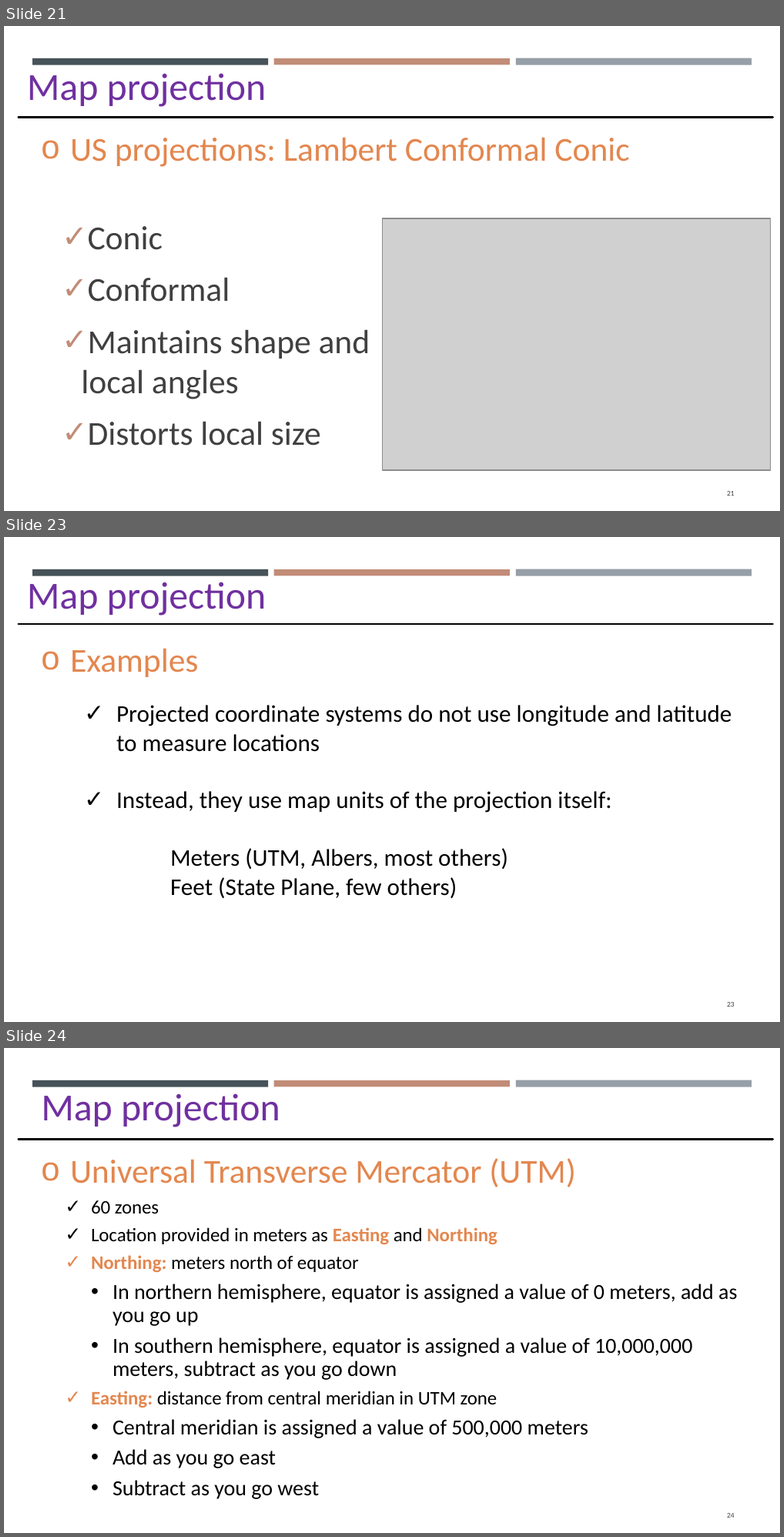
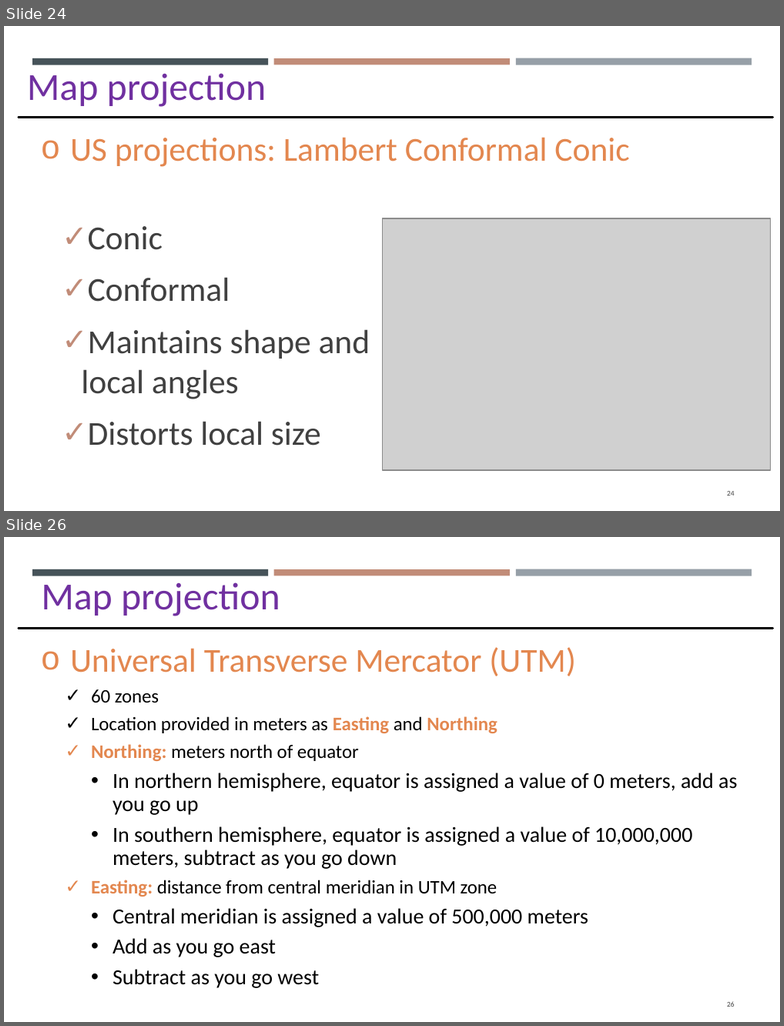
Before and after one commit to gisynw/GIS_I, a slide deck: docs/Lectures/Week03/Lecture02_GEOG2475_Datum_Thursday.pptx. Shown one above the other, each under a label of ours: slides 21, 23 and 24 before the commit, slides 24 and 26 after it; the slides between them are not shown. The pictures are 784x1537 and 784x1026 pixels, drawn with LibreOffice and Linux fonts; fonts in the diff are those of the drawing; grey boxes stand for pictures. Boxes give left, top, right and bottom in pixels: in the first picture for what was removed or moved away, otherwise in the second. Text is boxed around its words. In the diff, an @@ line names an element or a change of style, - is before the commit and + after.

Commit message:
update projection

```diff
--- a/docs/Lectures/Week03/Lecture02_GEOG2475_Datum_Thursday.pptx
+++ b/docs/Lectures/Week03/Lecture02_GEOG2475_Datum_Thursday.pptx
@@ slide 23 removed at [4,537,780,1022], background #FFFFFF; not listed: 3 template elements that a slide beside it also shows @@
@@ text removed at [27,582,267,616] @@
-Map projection
@@ line removed from (19, 624) to (773, 624) @@
@@ text removed at [70,648,198,677] @@
-o Examples
@@ text removed at [116,705,732,898] @@
-  ✓ Projected coordinate systems do not use longitude and latitude to measure locations
-  ✓ Instead, they use map units of the projection itself:
-  Meters (UTM, Albers, most others)
-  Feet (State Plane, few others)
@@ page number removed at [727,1002,735,1007] @@
-23
@@ what was slide 21 is now slide 24 @@
@@ page number at [727,491,735,496]: text changed @@
-21
+24
@@ what was slide 24 is now slide 26 @@
@@ page number at [727,1001,735,1007]: text changed @@
-24
+26
```
Also in this commit, not shown: 11 slides changed, 5 slides added, 1 other slide removed, 2 other files.
